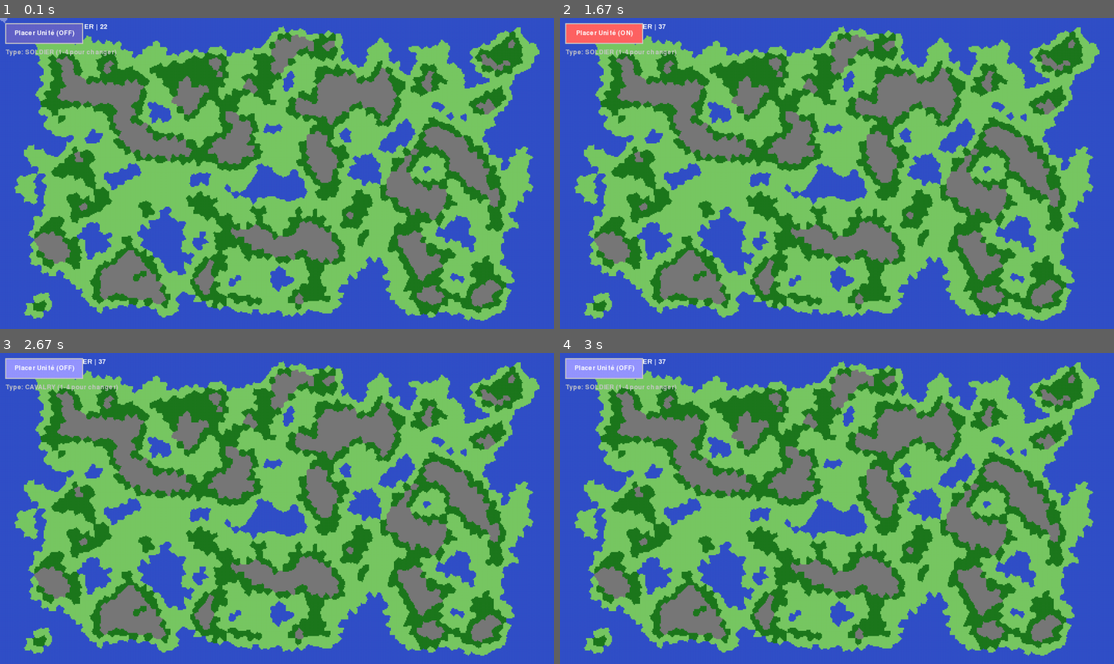
Above: before the commit, frames 1-4 (two rows, left to right).
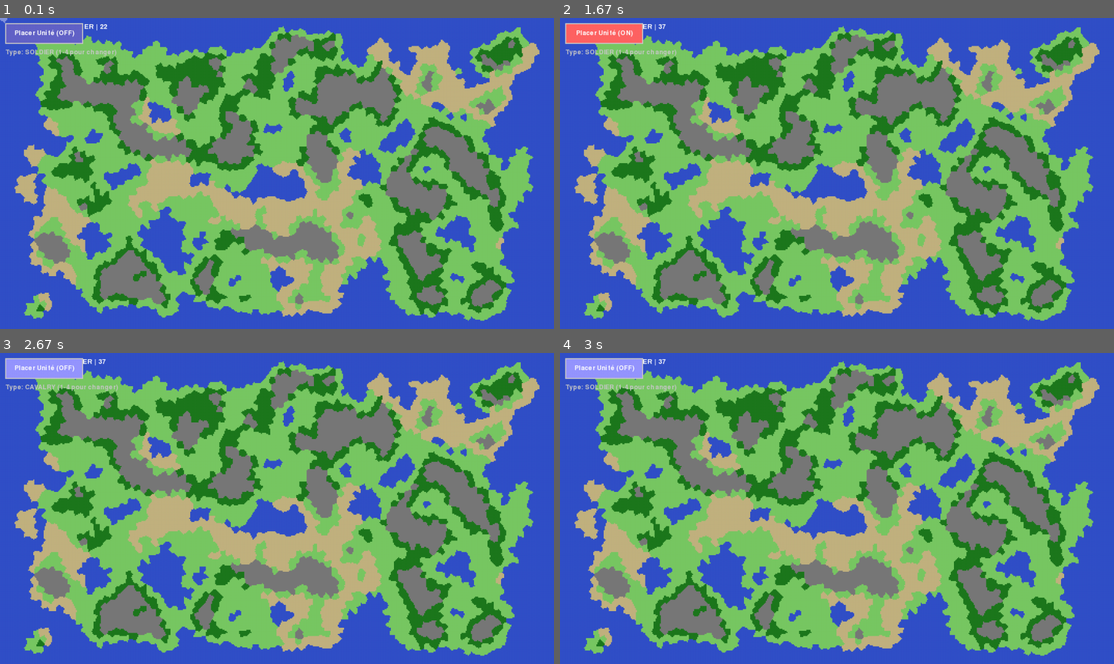
Above: after the commit, the same moments.

Repository: capdevillex/proj_info
Game: pygame game, started from run_project.py
Two runs of this game, one before a commit and one after it. Both use one fixed random seed, a clock stepped at 60 frames per second and the inputs below.
Inputs:
- Up to frame 1 (0.1 s): no input
- Up to frame 2 (1.67 s): hold D 0.33-0.8 s; click "Tile 2917 | Biome.WATER | 19" at 1.38 s
- Up to frame 3 (2.67 s): click "Tile 2917 | Biome.WATER | 19" at 1.72 s; tap 2 at 2.5 s
- Up to frame 4 (3 s): tap 1 at 2.83 s

The runs differ from the first frame. In frame 1, 17% of the frame differs, in the area x 2-98%, y 4-97%; in frame 2, 17%; in frame 3, 17%; in frame 4, 17%.

Commit message:
feat(biome): Add desert biome with heat-based generation
- Add DESERT biome type to Biome enum
- Add desert color mapping (194, 178, 128) to UI renderers
- Implement heat map-based desert generation in plains using independent Perlin noise
- Desert threshold set to ~0.17 heat value for ~9% coverage
- Add biome distribution statistics logging to track generation ratios
- Refactor biome generation logic to apply heat map only in plain/forest zones
- Comment out debug logging in reassign_comp method

Diff:
--- a/ui/main.py
+++ b/ui/main.py
@@ -25,6 +25,7 @@
     Biome.PLAIN: (120, 200, 100),
     Biome.FOREST: (30, 120, 30),
     Biome.MOUNTAIN: (120, 120, 120),
+    Biome.DESERT: (194, 178, 128),
 }
 
 pygame.init()
--- a/ui/main_v2.py
+++ b/ui/main_v2.py
@@ -25,6 +25,7 @@
     Biome.PLAIN: (120, 200, 100),
     Biome.FOREST: (30, 120, 30),
     Biome.MOUNTAIN: (120, 120, 120),
+    Biome.DESERT: (194, 178, 128),
 }
 
 # NOUVEAU : Configuration du bouton
--- a/world/biome.py
+++ b/world/biome.py
@@ -7,3 +7,4 @@
     PLAIN = 2
     FOREST = 3
     MOUNTAIN = 4
+    DESERT = 5
--- a/world/map.py
+++ b/world/map.py
@@ -476,12 +476,32 @@
         """
         Génère les biomes via bruit de Perlin multi-octave.
 
-        Chaque cellule reçoit une valeur continue transformée en catégorie : eau, plaine, forêt, montagne.
+        Chaque cellule reçoit une valeur continue transformée en catégorie : eau, plaine, forêt,
+        montagne ou désert.
+
+        Le désert est déterminé par un second bruit de Perlin indépendant ("heat map") appliqué
+        uniquement dans les zones de plaine.
 
         Args:
             octaves (int): Niveau de détail du bruit (persistance des fréquences).
         """
         scale = self.avg_cells_per_tile * 1.35
+        # Échelle plus large pour le bruit de chaleur : les zones désertiques sont plus étendues et moins fragmentées que la topographie de base.
+        heat_scale = self.avg_cells_per_tile * 3.5
+        heat_seed = (
+            self.seed + 7919
+        ) % 255  # Décalage de seed pour que la heat map soit indépendante du bruit de terrain.
+
+        # Seuil au-dessus duquel une cellule de plaine devient désert.
+        # ~0.17 donne environ 9% de déserts, ce qui est rare mais visible.
+        DESERT_HEAT_THRESHOLD = 0.17
+
+        # stats pour les biomes
+        water_ct = 0
+        plain_ct = 0
+        forest_ct = 0
+        mountain_ct = 0
+        desert_ct = 0
 
         for y in range(self.height):
             for x in range(self.width):
@@ -497,12 +517,31 @@
 
                 if n < -0.225:
                     self.biomes[y][x] = Biome.WATER
-                elif n < 0.1125:
-                    self.biomes[y][x] = Biome.PLAIN
+                    water_ct += 1
                 elif n < 0.325:
-                    self.biomes[y][x] = Biome.FOREST
+                    heat = perlin_noise(
+                        x / heat_scale, y / heat_scale, octaves=2, lacunarity=2.0, base=heat_seed
+                    )
+                    if n < 0.14:
+                        # Zone de plaine : on applique la heat map pour détecter le désert.
+                        if heat > DESERT_HEAT_THRESHOLD:
+                            self.biomes[y][x] = Biome.DESERT
+                            desert_ct += 1
+                        else:
+                            self.biomes[y][x] = Biome.PLAIN
+                            plain_ct += 1
+                    else:
+                        self.biomes[y][x] = (
+                            Biome.FOREST if heat < DESERT_HEAT_THRESHOLD else Biome.PLAIN
+                        )
+                        forest_ct += 1
                 else:
                     self.biomes[y][x] = Biome.MOUNTAIN
+                    mountain_ct += 1
+        total = self.width * self.height
+        self._log(
+            f"    Biome distribution: WATER={water_ct/total:.2%}, PLAIN={plain_ct/total:.2%}, DESERT={desert_ct/total:.2%}, FOREST={forest_ct/total:.2%}, MOUNTAIN={mountain_ct/total:.2%}"
+        )
 
     def _assign_cells(self):
         """
@@ -579,7 +618,7 @@
         Args:
             comp (List[Tuple[int, int]]): Liste de cellules formant une île isolée.
         """
-        self._log(f"[reassign comp] : {comp}")
+        # self._log(f"[reassign comp] : {comp}")
         neighbor_ids = Counter()
         for x, y in comp:
             for nx, ny in self._neighbors(x, y):
